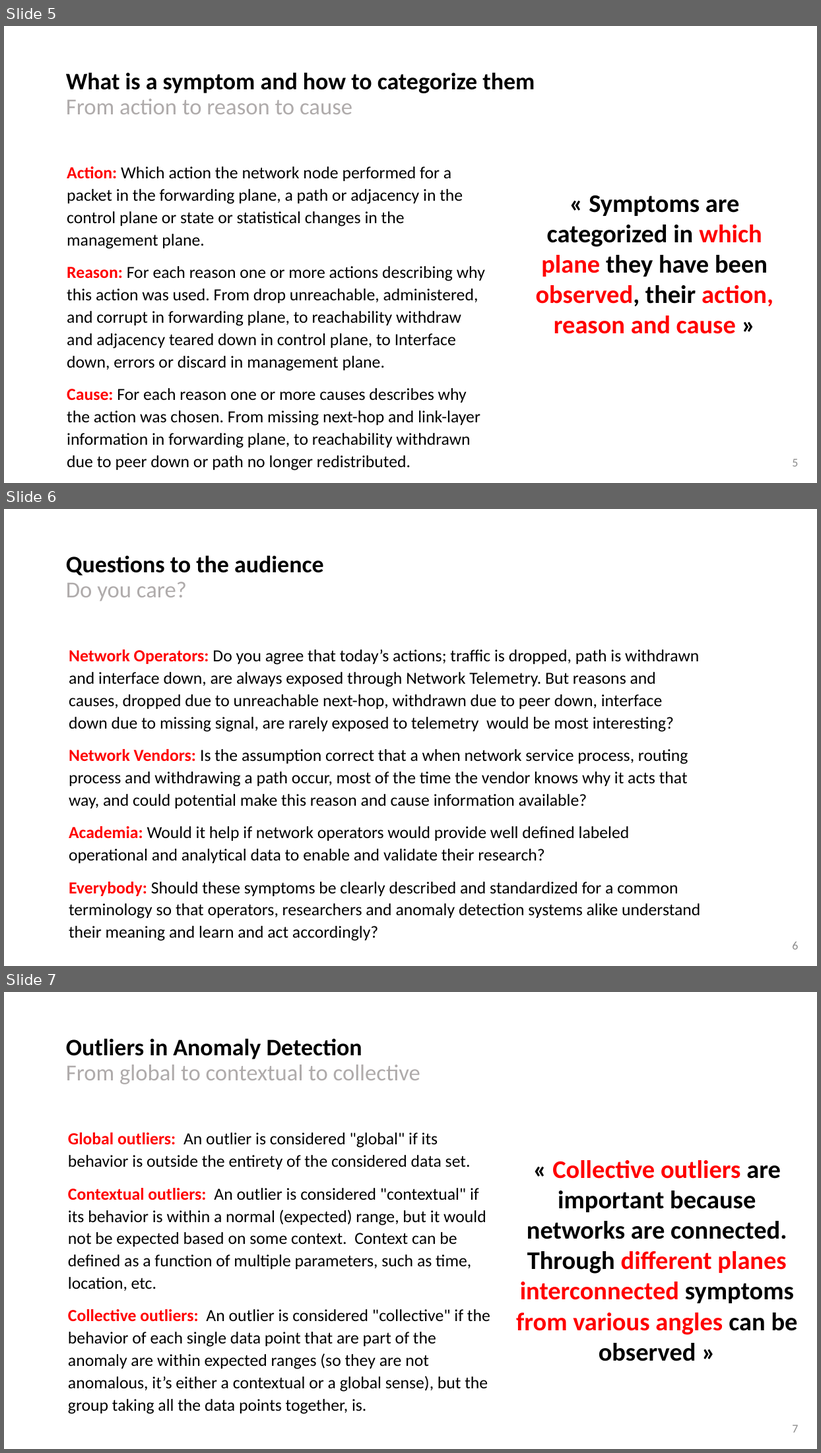
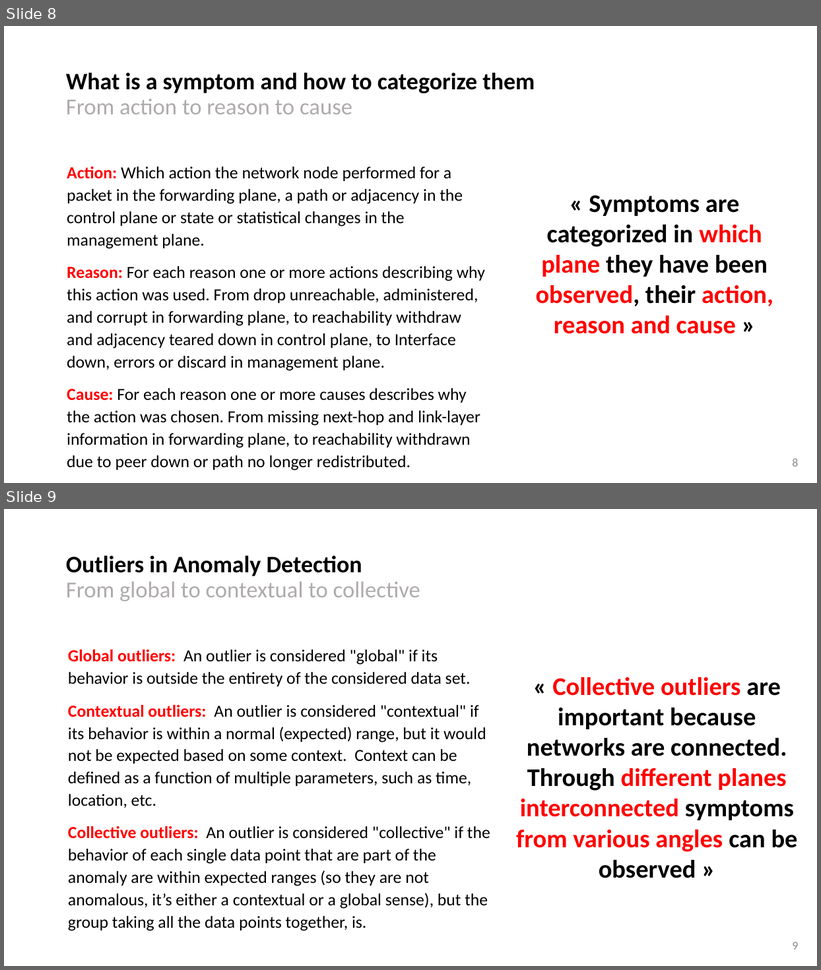
Before and after one commit to network-analytics/ietf-network-analytics-document-status, a slide deck: 119/NMOP/draft-netana-nmop-network-anomaly-semantics-and-lifecycle.pptx. Shown one above the other, each under a label of ours: slides 5, 6 and 7 before the commit, slides 8 and 9 after it. The pictures are 821x1453 and 821x970 pixels, drawn with LibreOffice and Linux fonts; fonts in the diff are those of the drawing. Boxes give left, top, right and bottom in pixels: in the first picture for what was removed or moved away, otherwise in the second. Text is boxed around its words. In the diff, an @@ line names an element or a change of style, - is before the commit and + after.

Commit message:
updated according to new agenda

```diff
--- a/119/NMOP/draft-netana-nmop-network-anomaly-semantics-and-lifecycle.pptx
+++ b/119/NMOP/draft-netana-nmop-network-anomaly-semantics-and-lifecycle.pptx
@@ slide 6 removed at <box>4,509,817,966</box>, background #FFFFFF @@
@@ title removed at <box>66,555,323,601</box> @@
-Questions to the audience
-Do you care?
@@ text removed at <box>69,650,700,919</box> @@
-Network Operators: Do you agree that today’s actions; traffic is dropped, path is withdrawn and interface down, are always exposed through Network Telemetry. But reasons and causes, dropped due to unreachable next-hop, withdrawn due to peer down, interface down due to missing signal, are rarely exposed to telemetry would be most interesting?
-Network Vendors: Is the assumption correct that a when network service process, routing process and withdrawing a path occur, most of the time the vendor knows why it acts that way, and could potential make this reason and cause information available?
-Academia: Would it help if network operators would provide well defined labeled operational and analytical data to enable and validate their research?
-Everybody: Should these symptoms be clearly described and standardized for a common terminology so that operators, researchers and anomaly detection systems alike understand their meaning and learn and act accordingly?
@@ page number removed at <box>792,942,798,950</box> @@
-6
@@ what was slide 5 is now slide 8 @@
@@ page number at <box>792,459,798,467</box>: text changed @@
-5
+8
@@ what was slide 7 is now slide 9 @@
@@ page number at <box>792,942,798,950</box>: text changed @@
-7
+9
```
Also in this commit, not shown: 5 slides changed, 5 slides added, 2 other files.
